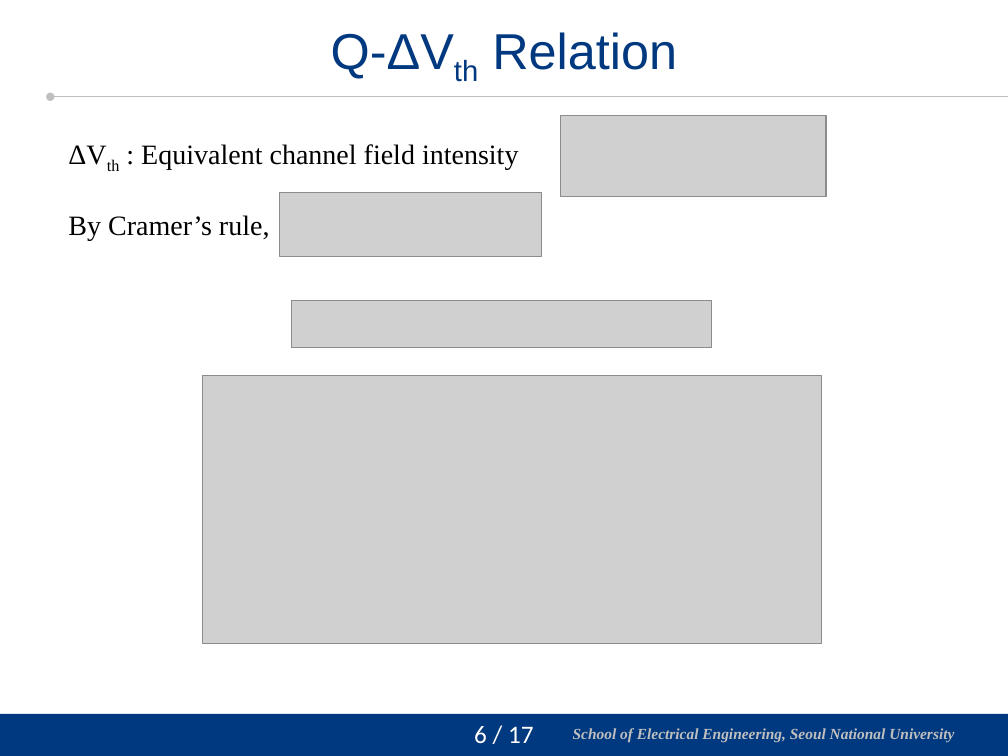
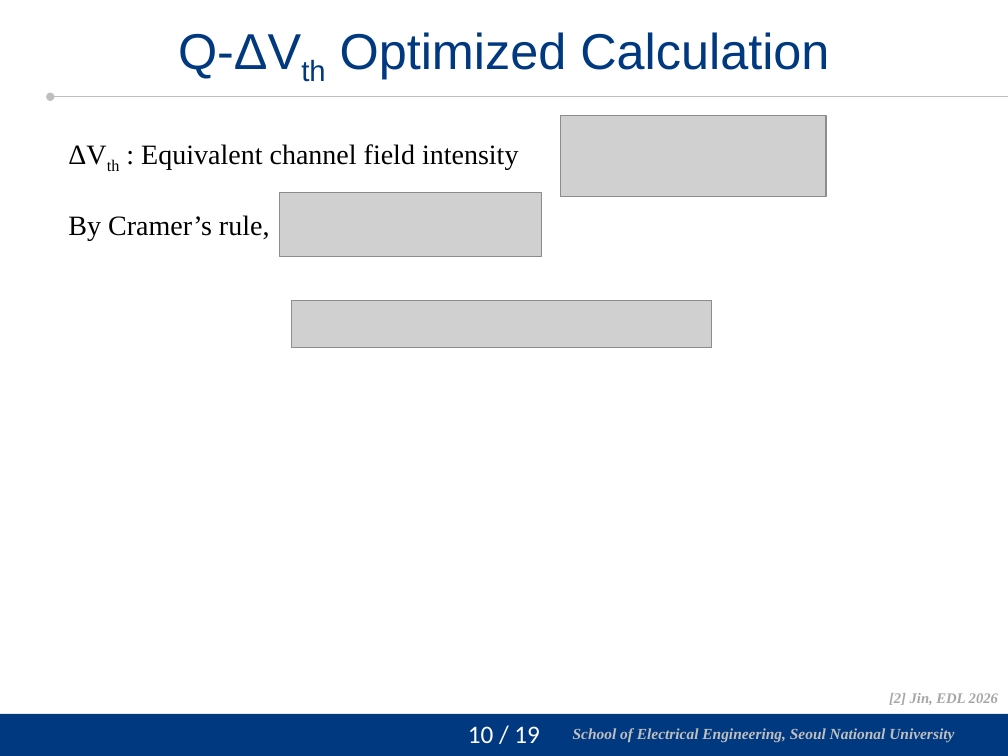
Before and after one commit to vectorcont62-dev/Graduation-SNU-MS, a slide deck: slide 10 of 진명 석사졸업 연구 정리.pptx (slide 7 before the commit). Drawn at 1008x756 pixels with LibreOffice and Linux fonts; fonts in the diff are those of the drawing; grey boxes stand for pictures; background and template pictures are left out. Boxes give left, top, right and bottom in pixels: in the first picture for what was removed or moved away, otherwise in the second. Text is boxed around its words. In the diff, an @@ line names an element or a change of style, - is before the commit and + after.

```diff
--- a/진명 석사졸업 연구 정리.pptx
+++ b/진명 석사졸업 연구 정리.pptx
@@ title at bbox=[178, 32, 829, 79]: text changed @@
-Q-ΔVth Relation
+Q-ΔVth Optimized Calculation
@@ picture removed at bbox=[203, 375, 822, 643] @@
@@ text added at bbox=[889, 693, 998, 705], 10.5 pt, text #A6A6A6, bold, italic @@
+[2] Jin, EDL 2026
@@ page number at bbox=[468, 726, 540, 743]: text changed @@
-6 / 17
+10 / 19
```
Also in this commit, not shown: 12 other slides changed, 6 slides added, 2 slides removed.
